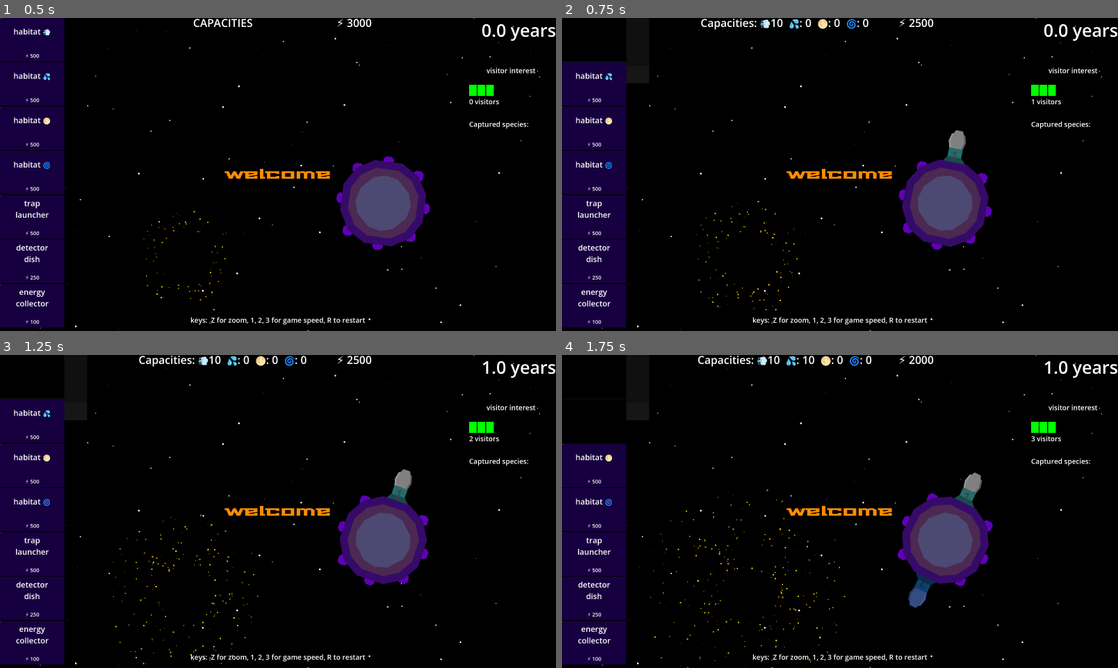
Above: before the commit, frames 1-4 (two rows, left to right).
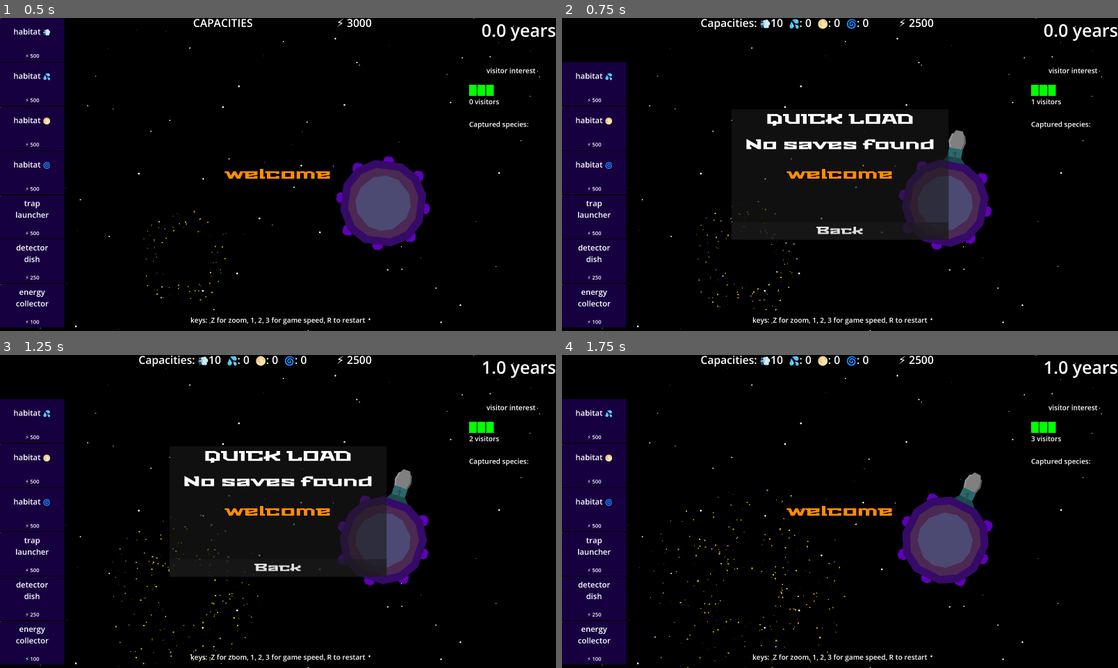
Above: after the commit, the same moments.

Repository: opensourceame/tins-2026
Game: Godot game, scene res://main.tscn
Same seed, same stepped clock (60 frames per second), same inputs: the game is played once before the commit and once after it.
Inputs (mouse positions are in pixels of both pictures, inside the frame that each line leads up to):
- Up to frame 1 (0.5 s): no input
- Up to frame 2 (0.75 s): tap Enter at 0.5 s; move the mouse to (595, 39) at 0.52 s; hold W from 0.53 s (still down); tap L at 0.6 s; click (595, 39) at 0.67 s
- Up to frame 3 (1.25 s): keep holding W
- Up to frame 4 (1.75 s): release W at 1.25 s; click "Back" at 1.25 s

Frame 1 is identical in both runs. In frame 2, 3.2% of the frame differs, in the area x 30-70%, y 30-71%; in frame 3, 3.2%; in frame 4, 2.4%.
Error before the commit: Invalid access to property or key 'theme_override_font_sizes' on a base object of type 'Label'. (res://screens/quick_load.gd:22)

Commit message:
working on saves

Diff:
--- a/main.gd
+++ b/main.gd
@@ -9,6 +9,7 @@
 @onready var hud: CanvasLayer = $HUD
 @onready var spica: Spica = $World/Spica
 @onready var visitor_interest_timer: Timer = $VisitorInterestTimer
+@onready var overlays: CanvasLayer = $Overlays
 
 const ZOOM_OUT_SCALE: float = 0.4
 const ZOOM_TIME: float = 0.3
@@ -128,7 +129,7 @@
         if event.keycode == KEY_L and not get_node_or_null("QuickLoad"):
             var quick_load = preload("res://screens/quick_load.tscn").instantiate()
             quick_load.save_manager = _save_manager()
-            add_child(quick_load)
+            overlays.add_child(quick_load)
         if event.keycode == KEY_P and not get_node_or_null("PauseOverlay"):
             var pause = preload("res://screens/pause.tscn").instantiate()
             add_child(pause)
--- a/main.tscn
+++ b/main.tscn
@@ -10,8 +10,6 @@
 [node name="ROOT" type="Node2D" unique_id=2062991433]
 script = ExtResource("1_ig7tw")
 save_strategy = 1
-
-[node name="Background" type="CanvasLayer" parent="." unique_id=2092498231]
 
 [node name="World" type="CanvasLayer" parent="." unique_id=1006583992]
 
@@ -39,6 +37,8 @@
 [node name="SolarSystem5" parent="World" unique_id=524022045 instance=ExtResource("4_lquwl")]
 position = Vector2(1163.196, -929.2998)
 
+[node name="Overlays" type="CanvasLayer" parent="." unique_id=2092498231]
+
 [node name="Camera2D" type="Camera2D" parent="." unique_id=681715049]
 position = Vector2(982, 624)
 limit_left = -1
--- a/screens/quick_load.gd
+++ b/screens/quick_load.gd
@@ -19,7 +19,7 @@
         var empty_label = Label.new()
         empty_label.text = "No saves found"
         empty_label.horizontal_alignment = HORIZONTAL_ALIGNMENT_CENTER
-        empty_label.theme_override_font_sizes["font_size"] = 32
+        #empty_label.theme_override_font_sizes["font_size"] = 16
         saves_container.add_child(empty_label)
     else:
         for save in saves:
@@ -30,6 +30,7 @@
 func _create_save_entry(save: Dictionary) -> Button:
     var btn = Button.new()
     btn.size_flags_horizontal = SIZE_EXPAND_FILL
+    btn.add_theme_font_size_override("font_size", 32)
 
     var dt = Time.get_datetime_dict_from_unix_time(save.get("timestamp", 0))
     var date_str = "%04d-%02d-%02d %02d:%02d:%02d" % [dt.year, dt.month, dt.day, dt.hour, dt.minute, dt.second]
--- a/screens/quick_load.tscn
+++ b/screens/quick_load.tscn
@@ -1,9 +1,9 @@
-[gd_scene format=3]
+[gd_scene format=3 uid="uid://tuaolc47whvf"]
 
-[ext_resource type="Script" path="res://screens/quick_load.gd" id="1_2ql6c"]
+[ext_resource type="Script" uid="uid://cd1r6pbs2ciks" path="res://screens/quick_load.gd" id="1_2ql6c"]
 [ext_resource type="Theme" uid="uid://l3l6nwdr2id0" path="res://themes/retro_theme.tres" id="2_qum08"]
 
-[node name="QuickLoad" type="Control"]
+[node name="QuickLoad" type="Control" unique_id=694675378]
 layout_mode = 3
 anchors_preset = 15
 anchor_right = 1.0
@@ -12,7 +12,7 @@
 grow_vertical = 2
 script = ExtResource("1_2ql6c")
 
-[node name="CenterContainer" type="CenterContainer" parent="."]
+[node name="CenterContainer" type="CenterContainer" parent="." unique_id=547328683]
 layout_mode = 1
 anchors_preset = 15
 anchor_right = 1.0
@@ -20,11 +20,11 @@
 grow_horizontal = 2
 grow_vertical = 2
 
-[node name="Panel" type="Panel" parent="CenterContainer"]
-custom_minimum_size = Vector2(800, 600)
+[node name="Panel" type="Panel" parent="CenterContainer" unique_id=1820774420]
+custom_minimum_size = Vector2(1000, 600)
 layout_mode = 2
 
-[node name="VBoxContainer" type="VBoxContainer" parent="CenterContainer/Panel"]
+[node name="VBoxContainer" type="VBoxContainer" parent="CenterContainer/Panel" unique_id=1670523040]
 layout_mode = 1
 anchors_preset = 15
 anchor_right = 1.0
@@ -34,22 +34,22 @@
 theme = ExtResource("2_qum08")
 theme_override_constants/separation = 20
 
-[node name="Title" type="Label" parent="CenterContainer/Panel/VBoxContainer"]
+[node name="Title" type="Label" parent="CenterContainer/Panel/VBoxContainer" unique_id=986854021]
 layout_mode = 2
 theme_override_font_sizes/font_size = 64
 text = "QUICK LOAD"
 horizontal_alignment = 1
 
-[node name="Saves" type="VBoxContainer" parent="CenterContainer/Panel/VBoxContainer"]
+[node name="Saves" type="VBoxContainer" parent="CenterContainer/Panel/VBoxContainer" unique_id=81686987]
 unique_name_in_owner = true
 layout_mode = 2
 size_flags_vertical = 3
 
-[node name="Spacer" type="Control" parent="CenterContainer/Panel/VBoxContainer"]
+[node name="Spacer" type="Control" parent="CenterContainer/Panel/VBoxContainer" unique_id=283579579]
 layout_mode = 2
 size_flags_vertical = 3
 
-[node name="BackButton" type="Button" parent="CenterContainer/Panel/VBoxContainer"]
+[node name="BackButton" type="Button" parent="CenterContainer/Panel/VBoxContainer" unique_id=1122301579]
 unique_name_in_owner = true
 layout_mode = 2
 theme_override_font_sizes/font_size = 48
--- a/screens/settings.gd
+++ b/screens/settings.gd
@@ -7,13 +7,13 @@
 
 
 func _ready():
-	visitor_interest_spinbox.value = SettingsManager.start_visitor_interest
-	max_energy_spinbox.value = SettingsManager.max_energy
+    visitor_interest_spinbox.value = SettingsManager.start_visitor_interest
+    max_energy_spinbox.value = SettingsManager.max_energy
 
-	start_button.pressed.connect(_on_start_pressed)
+    start_button.pressed.connect(_on_start_pressed)
 
 
 func _on_start_pressed():
-	SettingsManager.start_visitor_interest = visitor_interest_spinbox.value
-	SettingsManager.max_energy = max_energy_spinbox.value
-	get_tree().change_scene_to_file("res://main.tscn")
+    SettingsManager.start_visitor_interest = visitor_interest_spinbox.value
+    SettingsManager.max_energy = max_energy_spinbox.value
+    get_tree().change_scene_to_file("res://main.tscn")
Binary file added: screenshots/quick-load.png
